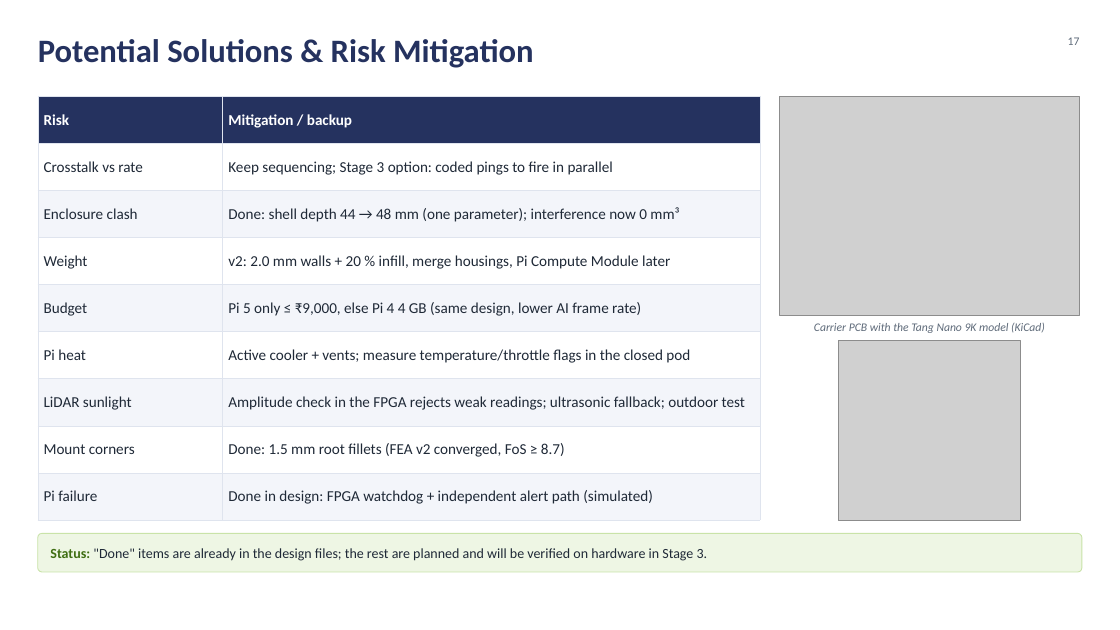
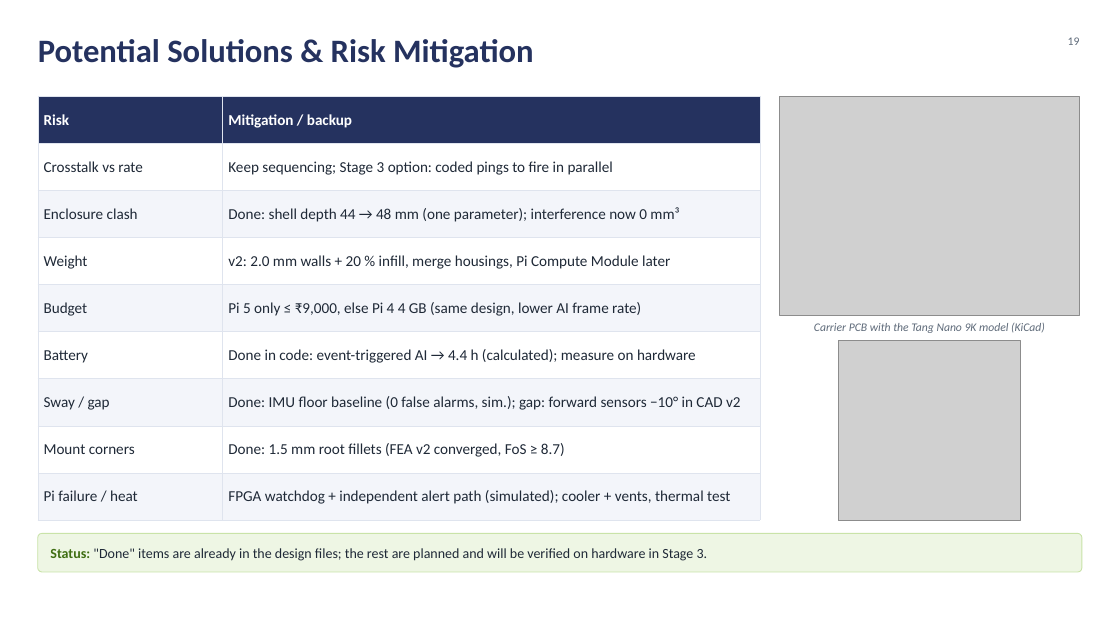
Before and after one commit to silentaf/viswa_id1, a slide deck: slide 19 of ppt/VisionAid_Stage2_Design_Deck.pptx (slide 17 before the commit). Drawn at 1120x630 pixels with LibreOffice and Linux fonts; fonts in the diff are those of the drawing; grey boxes stand for pictures; background and template pictures are left out. Boxes give left, top, right and bottom in pixels: in the first picture for what was removed or moved away, otherwise in the second. Text is boxed around its words. In the diff, an @@ line names an element or a change of style, - is before the commit and + after.

```diff
--- a/ppt/VisionAid_Stage2_Design_Deck.pptx
+++ b/ppt/VisionAid_Stage2_Design_Deck.pptx
@@ table at (x1=38, y1=97, x2=760, y2=508) @@
-row 6, column 1: Pi heat
+row 6, column 1: Battery
-row 6, column 2: Active cooler + vents; measure temperature/throttle flags in the closed pod
+row 6, column 2: Done in code: event-triggered AI → 4.4 h (calculated); measure on hardware
-row 7, column 1: LiDAR sunlight
+row 7, column 1: Sway / gap
-row 7, column 2: Amplitude check in the FPGA rejects weak readings; ultrasonic fallback; outdoor test
+row 7, column 2: Done: IMU floor baseline (0 false alarms, sim.); gap: forward sensors −10° in CAD v2
-row 9, column 1: Pi failure
+row 9, column 1: Pi failure / heat
-row 9, column 2: Done in design: FPGA watchdog + independent alert path (simulated)
+row 9, column 2: FPGA watchdog + independent alert path (simulated); cooler + vents, thermal test
```
Also in this commit, not shown: 9 other slides changed, 2 slides added, 3 other files.
